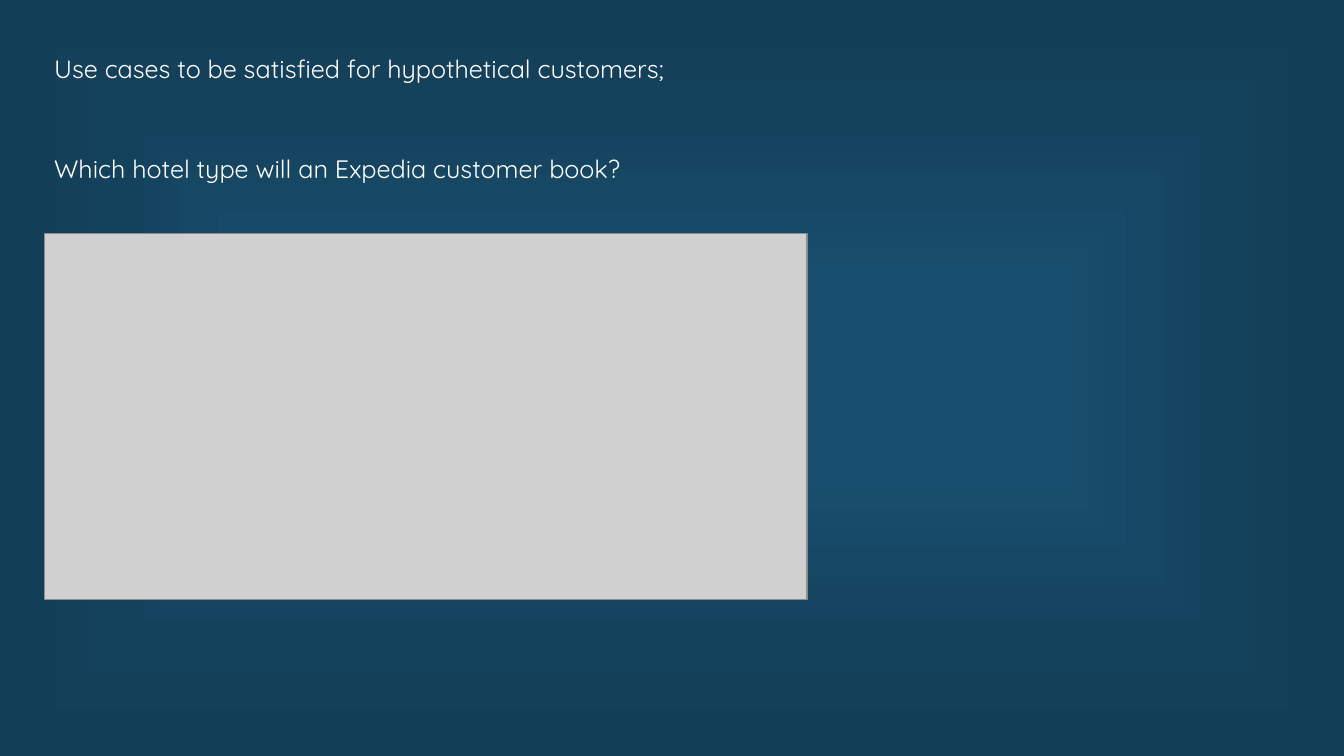
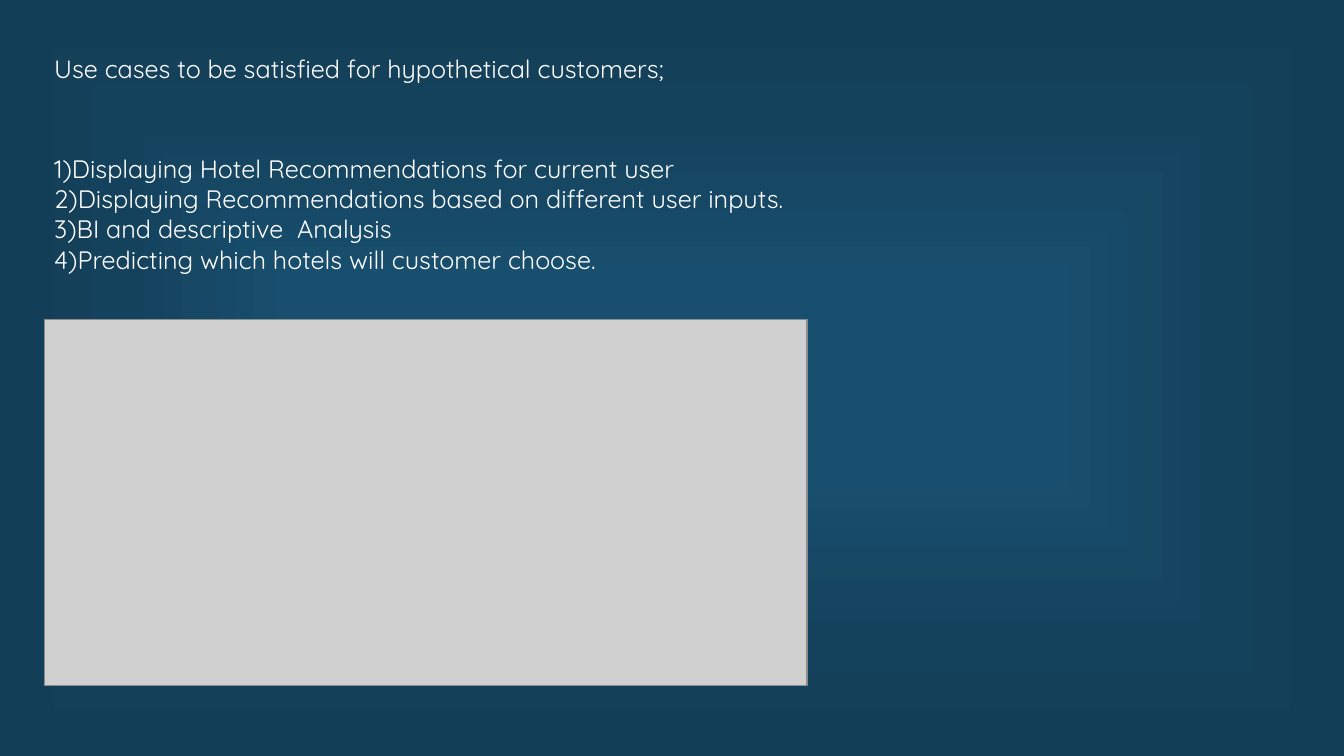
Before and after one commit to Ruchi2729/Scala-Final-Project, a slide deck: slide 2 of Final pre.pptx. Drawn at 1344x756 pixels with LibreOffice and Linux fonts; fonts in the diff are those of the drawing; grey boxes stand for pictures. Boxes give left, top, right and bottom in pixels: in the first picture for what was removed or moved away, otherwise in the second. Text is boxed around its words. In the diff, an @@ line names an element or a change of style, - is before the commit and + after.

```diff
--- a/Final pre.pptx
+++ b/Final pre.pptx
@@ text at box(54, 159, 783, 274): text changed @@
-Which hotel type will an Expedia customer book?
+1)Displaying Hotel Recommendations for current user
+2)Displaying Recommendations based on different user inputs.
+3)BI and descriptive Analysis
+4)Predicting which hotels will customer choose.
@@ picture: place and size @@
-picture at box(44, 234, 808, 600)
+picture at box(44, 320, 808, 686)
```
Also in this commit, not shown: 2 other slides changed.
